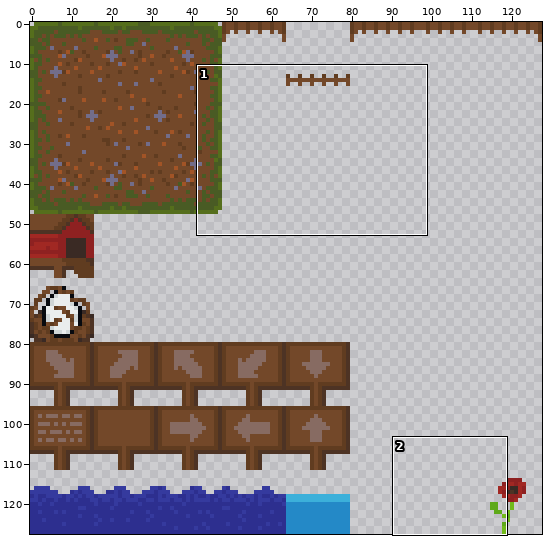
Two states of a pixel-art file, TileMap.aseprite. The first picture is a wide view before the edit; the outline marks the close-up.
Close-up. Before the commit:
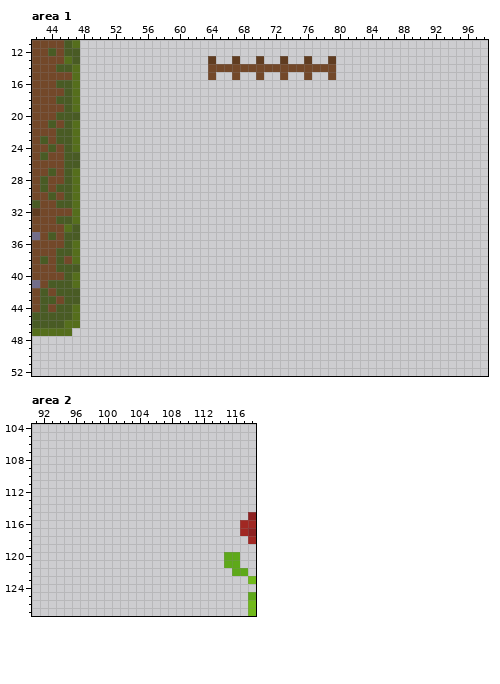
128x128 pixels, 1 frame. Shown: area 1: x 42..98, y 11..52; area 2: x 91..118, y 104..127.
And afterwards:
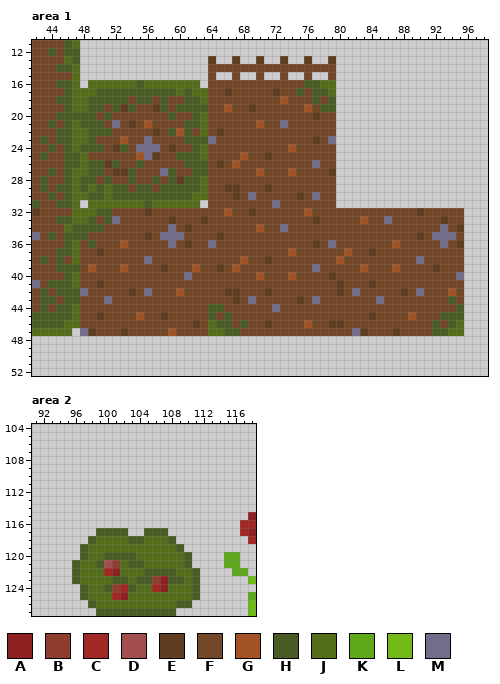
Palette (. is transparent): A #8e2121  B #8f3d2f  C #a12823  D #a24e4f  E #603c20  F #734829  G #a25426  H #495b24  J #556e1c  K #5ea919  L #71ba1a  M #726d8a
The edit:
Changed rows in their new state; - is an unchanged pixel.
Area 1:
first column x 48:
16 -JJJJJJHJJJJJJJ-FFFFFFFFFFFFHHJJ----------------
17 JJHHHHHHHHHHJHJJFFEFFFFFEFFHFHHJ----------------
18 JHHHHHFHHFHFFHHJFFFFFFFFFGFFFHFH----------------
19 JHHFHEHFFEHFHHHHFFGFFEFFFFFFGFHH----------------
20 HHFHFFFFFFFHFFHJFFFFFFFFFFFFFEFF----------------
21 HHHFMFEFGFFFFHHJFFFFFFGFFMFFFFFF----------------
22 JHHHFFFFFEFHGHFJFEFFFFFFFFFFFFFF----------------
23 JHFFFGFFMFFFFHHHMFFFFFFFFFFFFEFM----------------
24 HHHFEHFMMMFEFFHJFFFFFFFFFFGFFFFF----------------
25 JFFFFFFGMEFFHHHJFFFFGFFEFFFFFFFF----------------
26 JHHEHFFHFFFFFHHHFEFGFFFFFFFFFMFF----------------
27 JHHFEEHFFFMHFFHHFFFFFFGFFFGFFFFE----------------
28 HHFHFFHFFHFHEHHJFFFFFFFFFFFFFFFF----------------
29 HJHJHHFHHFHHHHHJFFEEFFFEFFFFFFFF----------------
30 JHHJHHHHHHHHHHJJFFFEFMFFFFFEFMFF----------------
31 -JJJJJJJHJJJJJJ-FFFFFFFFMFFFFFFF----------------
32 JJHHFFFFEFFFFFFFFFGFFEFFFFFFGFFFFFFFFFFFFFEFFFFF
33 JHFHMFFFFFFEFFFEFFFFFFFFFFFFFEFFFFFGFFMFFFFFFEFF
34 HHHFFFFFFFFMFEFFFFFFFFGFFMFFFFFFFFFFFFFFFFFFFMFE
35 HFFFFFFFEFMMMFFFFEFFFFFFFFFFFFFFFFFFFFFFFFEFMMMF
36 FHFFFGFFFFFMFEFFMFFFFFFFFFFFFEFMFFFFFFFGFFFFFMFE
37 FFEFFFFFFFFFFFFFFFFFFFFFFFGFFFFFFGFFEFFFFFFFFFFF
38 FFFFFFFFMFFFFFFFFFFFGFFEFFFFFFFFGFFFFFFFFFMFFFFF
39 FGFFFGFFFFEFFFGFFEFGFFFFFFFFFMFFFFFGFFFGFFFFEFFF
40 FFFFFFFFFFFFFMFFFFFFFFGFFFGFFFFEFFFFFFFFFFFFFFFM
41 FFEFFFFFFFFFFFFFFFFFFFFFFFFFFFFFEFFFEFFFFFFFFFFF
42 MFFFFFEFMFFFGFFFFFEEFFFEFFFFFFFFEFMFFFFFEFMFFFGF
43 FFFMFFFFFFFFFFFFFFFEFMFFFFFEFMFFFFFFFMFFFFFFFFHF
44 FFFFFFFFFFFFFFFFHHFFFFFFMFFFFFFFFFFFFFFFFFFFFFFH
45 FFEFFFFGFFEFFFFFHFHFFFFFFFFFFFFFFFFFEFFFFGFFFHHH
46 FFFFFFFFFFFFFFEFJHHFHFFEFFFFGFFEEFFFFFFFFFFFHFHJ
47 MEFFFEFFFFFGFFFFJJHHFFFFFFFFFFFFFFMEFFFEFFFFHHJJ
Area 2:
first column x 96:
117 ---HHHH--HHH----
118 --HJJJJHHJJJH---
119 -HJJJJJJJJJJJH--
120 -HJJHHHHJJJJJJH-
121 HJJHDBJHHJJJJJH-
122 HJJJCAJJJHHHHJJH
123 HJJJJHHJHHBAHHJH
124 -HJJHBCHJJCAJJJH
125 -HJJJCAJJJJJJJJH
126 --HJJJJJJJJJJHH-
127 ---HHHHHHHHHH---
Boxes around the changes in both close-ups, in picture pixels (x1, y1, x2, y2):
added: (80, 80, 464, 336)
added: (72, 528, 200, 616)
